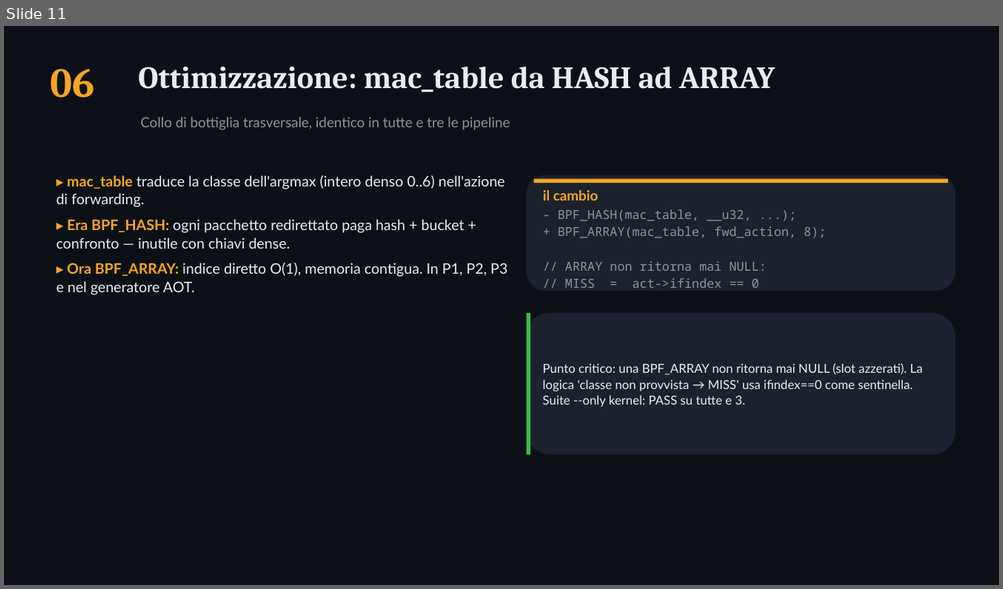
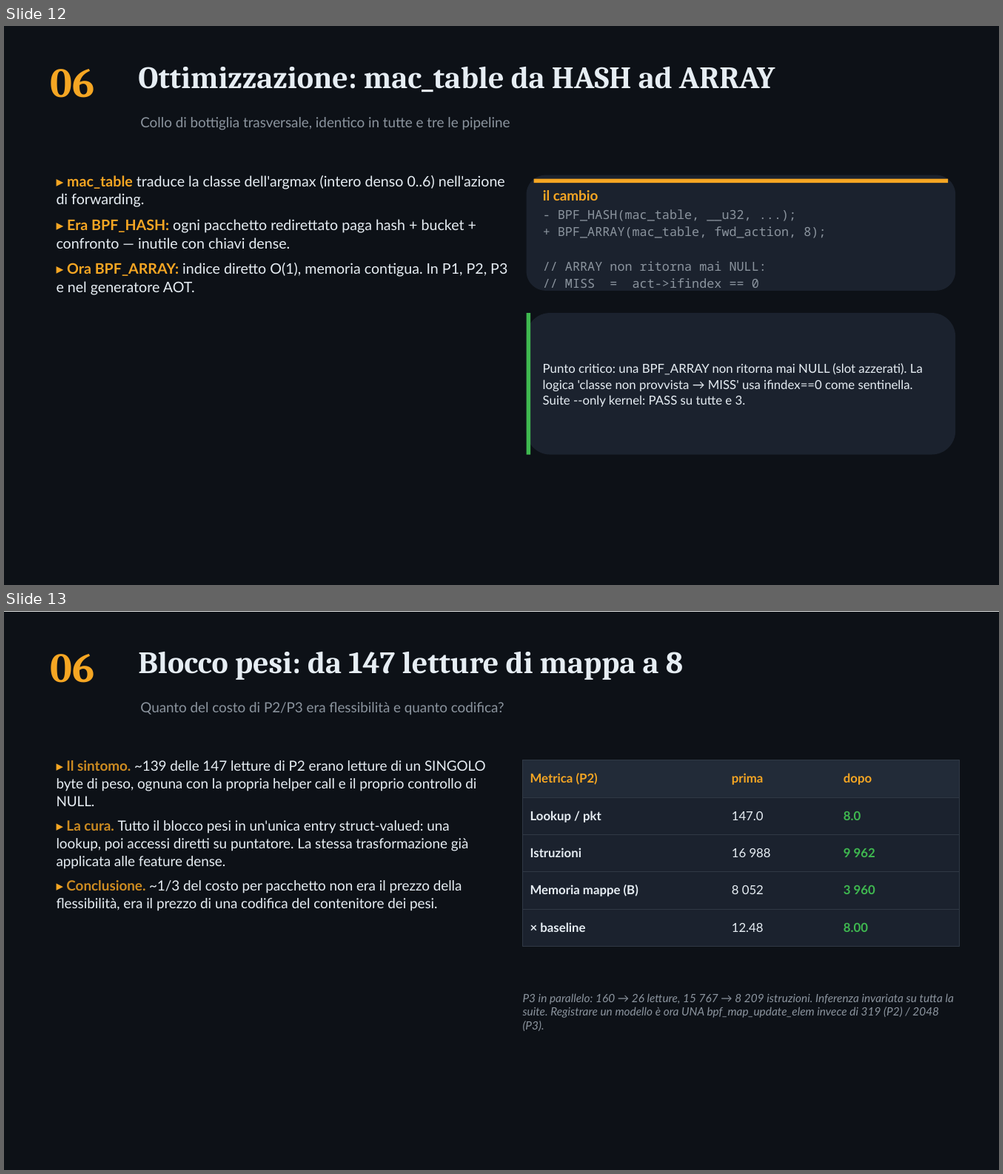
Before and after one commit to ettore-cantile/ipa_lab, a slide deck: docs/IPA_modifiche_hardcoded.pptx. Shown one above the other, each under a label of ours: slide 11 before the commit, slides 12 and 13 after it. The pictures are 1003x589 and 1003x1174 pixels, drawn with LibreOffice and Linux fonts; fonts in the diff are those of the drawing. Boxes give left, top, right and bottom in pixels: in the first picture for what was removed or moved away, otherwise in the second. Text is boxed around its words. In the diff, an @@ line names an element or a change of style, - is before the commit and + after.

```diff
--- a/docs/IPA_modifiche_hardcoded.pptx
+++ b/docs/IPA_modifiche_hardcoded.pptx
@@ slide 13 added at (4,611,999,1170), background #FFFFFF @@
@@ rectangle added at (4,612,999,1170), fill #0D1117 @@
@@ text added at (51,654,95,683), 40 pt, text #F5A623, bold @@
+06
@@ text added at (138,652,683,680), 30 pt, text #E6EDF3, bold @@
+Blocco pesi: da 147 letture di mappa a 8
@@ text added at (140,702,504,715), 13.5 pt, text #8B949E @@
+Quanto del costo di P2/P3 era flessibilità e quanto codifica?
@@ text added at (57,760,486,911), 13.5 pt, text #E6EDF3 @@
+▸ Il sintomo. ~139 delle 147 letture di P2 erano letture di un SINGOLO byte di peso, ognuna con la propria helper call e il proprio controllo di NULL.
+▸ La cura. Tutto il blocco pesi in un'unica entry struct-valued: una lookup, poi accessi diretti su puntatore. La stessa trasformazione già applicata alle feature dense.
+▸ Conclusione. ~1/3 del costo per pacchetto non era il prezzo della flessibilità, era il prezzo di una codifica del contenitore dei pesi.
@@ rectangle added at (523,760,959,797), fill #222B38, outline #303945 0.5 pt @@
@@ text added at (530,773,597,785), 12 pt, text #F5A623, bold @@
+Metrica (P2)
@@ text added at (731,773,763,785), 12 pt, text #F5A623, bold @@
+prima
@@ text added at (843,773,871,785), 12 pt, text #F5A623, bold @@
+dopo
@@ rectangle added at (523,797,959,834), fill #1B222E, outline #303945 0.5 pt @@
@@ text added at (530,811,601,823), 12 pt, text #E6EDF3, bold @@
+Lookup / pkt
@@ text added at (731,812,763,820), 12 pt, text #E6EDF3 @@
+147.0
@@ text added at (843,812,860,820), 12 pt, text #3FB950, bold @@
+8.0
@@ rectangle added at (523,834,959,872), fill #1B222E, outline #303945 0.5 pt @@
@@ text added at (530,848,581,857), 12 pt, text #E6EDF3, bold @@
+Istruzioni
@@ text added at (731,849,771,857), 12 pt, text #E6EDF3 @@
+16 988
@@ text added at (843,849,875,857), 12 pt, text #3FB950, bold @@
+9 962
@@ rectangle added at (523,872,959,909), fill #1B222E, outline #303945 0.5 pt @@
@@ text added at (530,885,638,897), 12 pt, text #E6EDF3, bold @@
+Memoria mappe (B)
@@ text added at (731,886,763,894), 12 pt, text #E6EDF3 @@
+8 052
@@ text added at (843,886,875,894), 12 pt, text #3FB950, bold @@
+3 960
@@ rectangle added at (523,909,959,947), fill #1B222E, outline #303945 0.5 pt @@
@@ text added at (540,923,585,932), 12 pt, text #E6EDF3, bold @@
+× baseline
@@ text added at (731,923,763,932), 12 pt, text #E6EDF3 @@
+12.48
@@ text added at (843,923,868,932), 12 pt, text #3FB950, bold @@
+8.00
@@ text added at (523,994,953,1031), 11 pt, text #8B949E, italic @@
+P3 in parallelo: 160 → 26 letture, 15 767 → 8 209 istruzioni. Inferenza invariata su tutta la suite. Registrare un modello è ora UNA bpf_map_update_elem invece di 319 (P2) / 2048 (P3).
@@ what was slide 11 is now slide 12 @@
```
Also in this commit, not shown: 4 slides changed, 1 other slide added, 7 other files.
